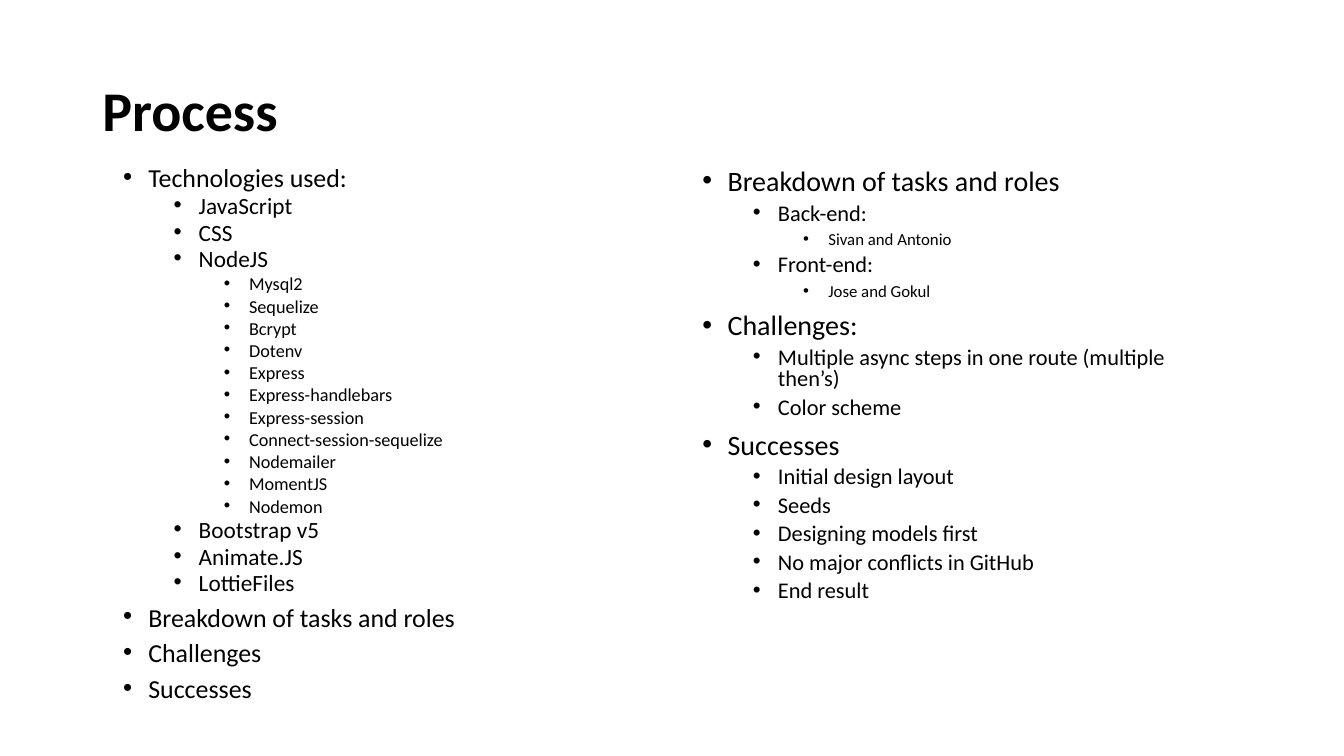
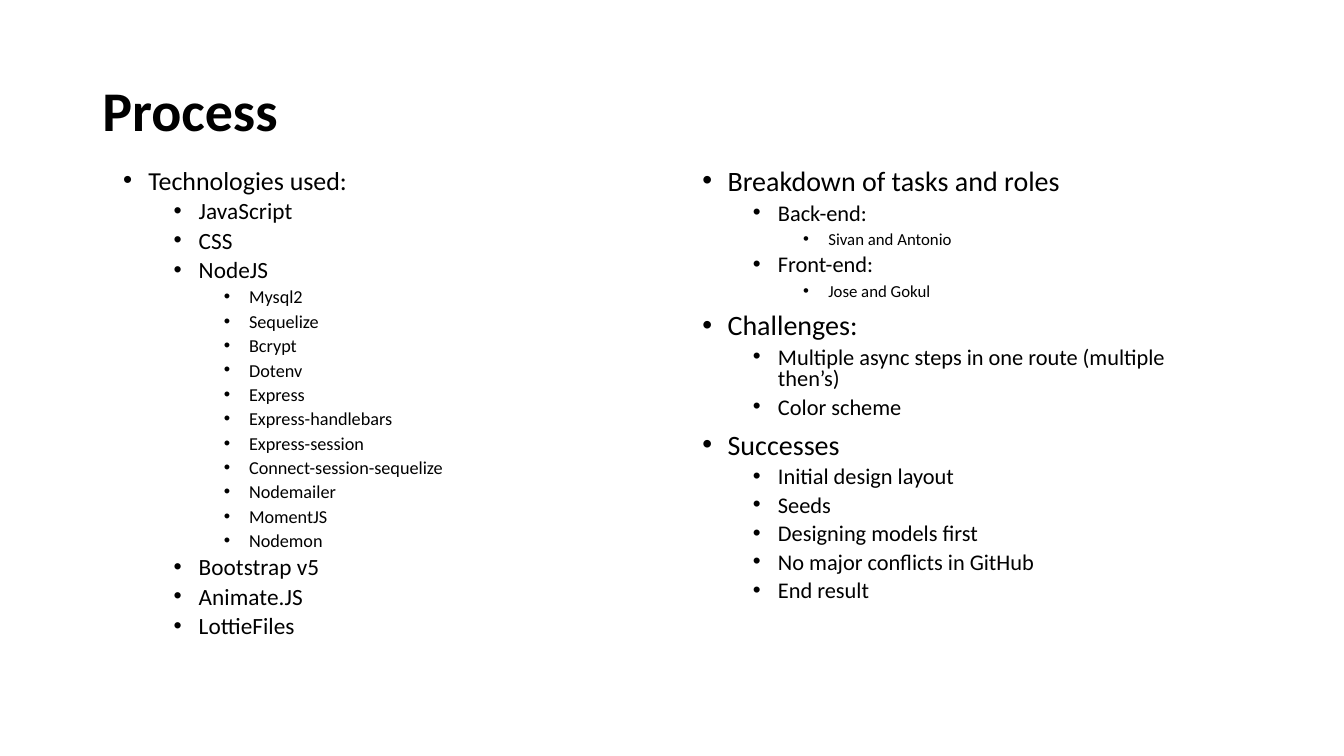
Before and after one commit to Tonycodesnow/theNextGen, a slide deck: slide 3 of Secret Santa.pptx. Drawn at 1344x756 pixels with LibreOffice and Linux fonts; fonts in the diff are those of the drawing. Boxes give left, top, right and bottom in pixels: in the first picture for what was removed or moved away, otherwise in the second. Text is boxed around its words. In the diff, an @@ line names an element or a change of style, - is before the commit and + after.

```diff
--- a/Secret Santa.pptx
+++ b/Secret Santa.pptx
@@ text "Technologies used:" at <box>148,172,443,634</box>: line spacing 0.7 to 0.8 @@
@@ text at <box>148,609,455,699</box>: paragraphs removed @@
-• Breakdown of tasks and roles
-• Challenges
-• Successes
```
